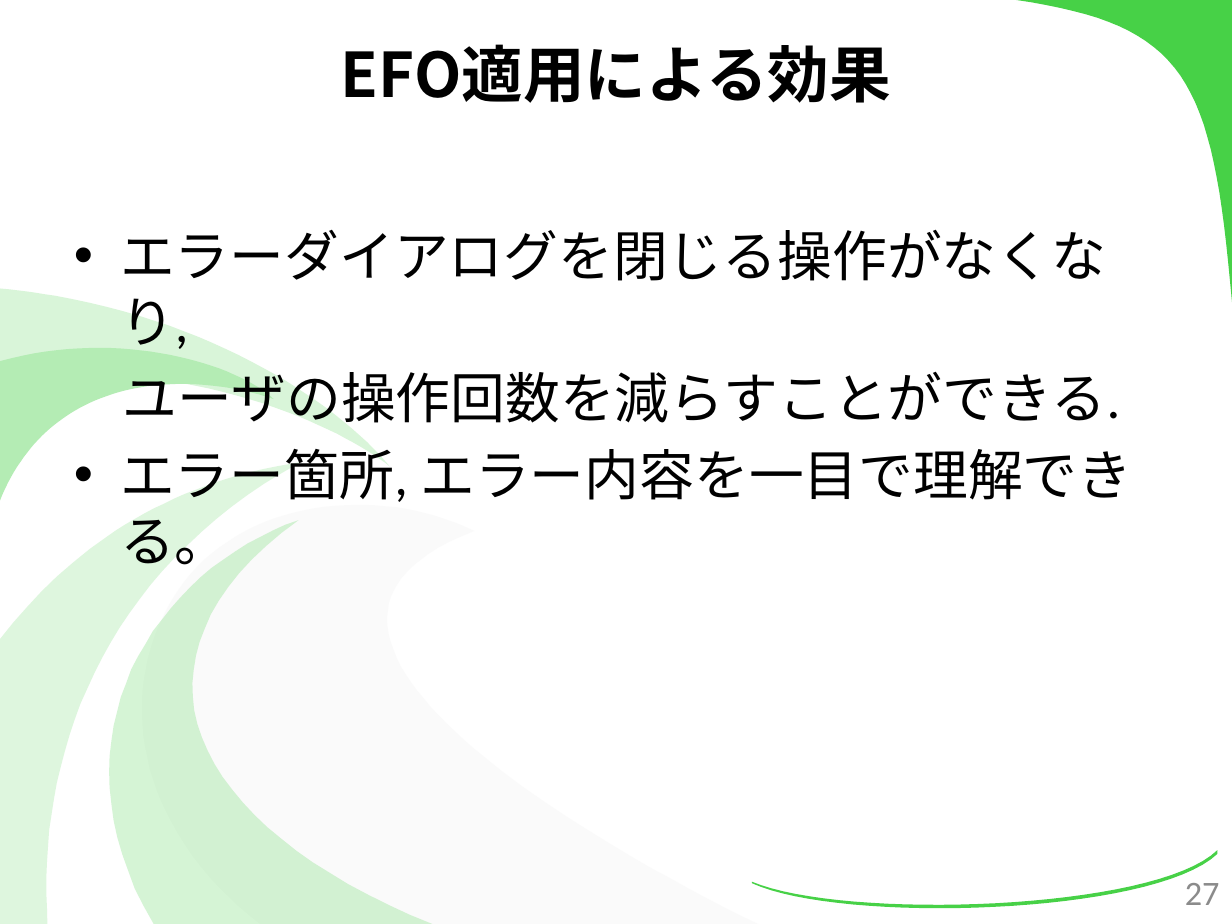
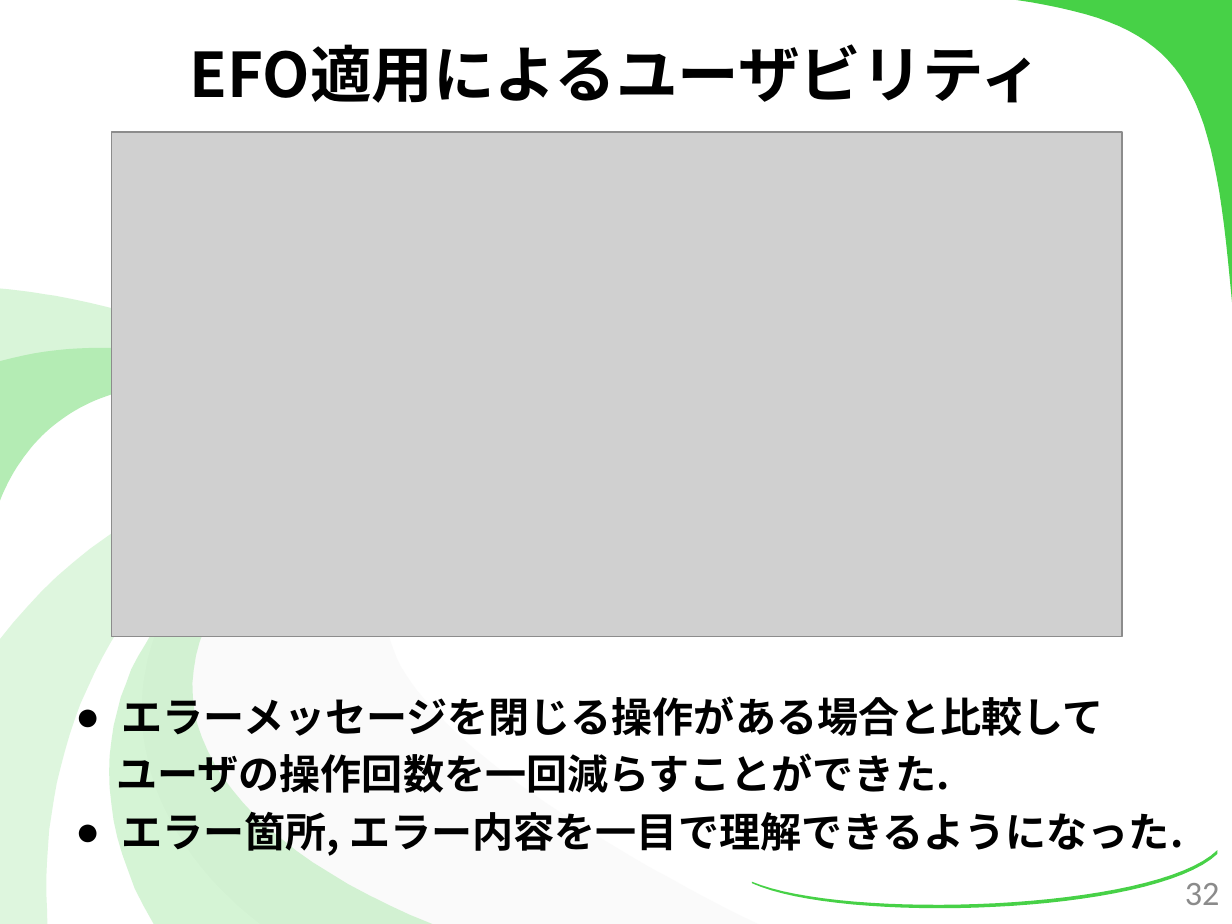
Before and after one commit to kotaro0717/Report-Management, a slide deck: slide 32 of 2.最終報告/3.発表資料/報告資料(最終).pptx (slide 27 before the commit). Drawn at 1232x924 pixels with LibreOffice and Linux fonts; fonts in the diff are those of the drawing; grey boxes stand for pictures. Boxes give left, top, right and bottom in pixels: in the first picture for what was removed or moved away, otherwise in the second. Text is boxed around its words. In the diff, an @@ line names an element or a change of style, - is before the commit and + after.

```diff
--- a/2.最終報告/3.発表資料/報告資料(最終).pptx
+++ b/2.最終報告/3.発表資料/報告資料(最終).pptx
@@ title at (189,44,1042,103): text changed @@
-EFO適用による効果
+EFO適用によるユーザビリティ
@@ picture added at (112,132,1122,636) @@
@@ text at (116,696,1184,858): text changed; size 32 to 24 pt; font Calibri to Noto Sans CJK JP; bold on @@
-• エラーダイアログを閉じる操作がなくなり,
-ユーザの操作回数を減らすことができる.
-• エラー箇所, エラー内容を一目で理解できる。
+● エラーメッセージを閉じる操作がある場合と比較して
+ユーザの操作回数を一回減らすことができた.
+● エラー箇所, エラー内容を一目で理解できるようになった.
@@ page number at (1185,883,1220,905): text changed @@
-27
+32
```
Also in this commit, not shown: 31 other slides changed, 15 slides added, 11 slides removed, 6 other files.
